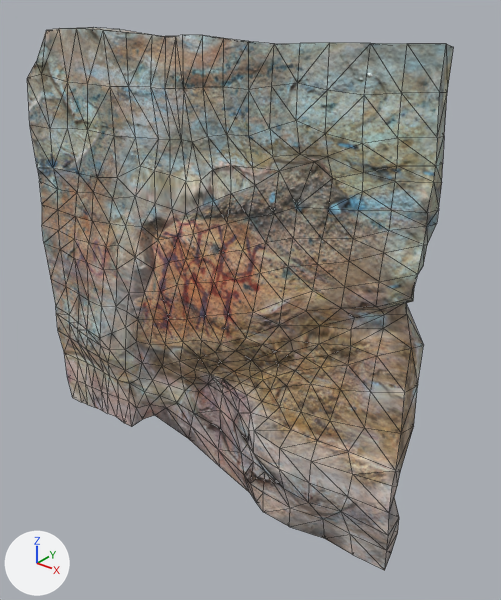
The glTF model static/models/ExpoAR_Scenes/Acrobatas/Acrobatas.gltf, before and after one commit.
The view is the same before and after, from a 50 mm lens placed at (0.886, -0.951, 0.62), pointed at (0.069, 0.071, -0.013). Lighting does not change. The marker at lower left points along +X, +Y and +Z. Both versions are drawn at frame 0 of the action 'AR_Acrobatas_Applied'; the numbers are the values there. Mesh edges are drawn as thin lines. Vertices at the same position are counted once.

Names of what the first picture shows: 'AR_Acrobatas_Applied'.
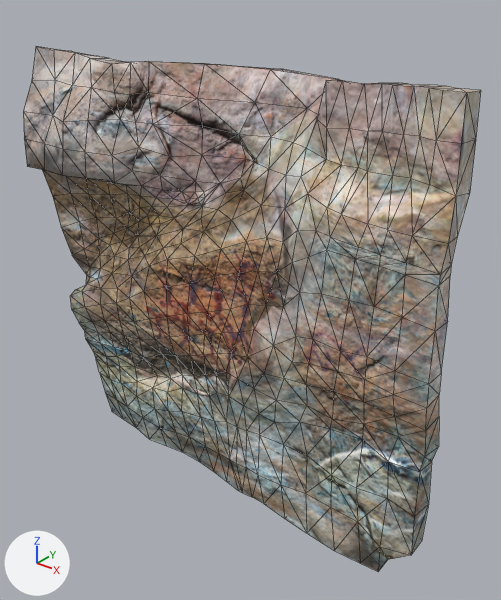
Boxes (x1, y1, x2, y2) around the edits, measured in the pictures (501 x 600 px):
'AR_Acrobatas_Applied', reshaped, turned, rescaled: before (27, 27, 454, 570); after (23, 47, 481, 572)

The change in detail:
me_retopoflow_001 has 722 vertices, 1440 faces and spans x -0.522..0.484, y -0.072..0.119, z -0.461..0.514.
me_retopoflow_001 is used by ob_ar_acrobatas_applied; location (0.0, 0.0, 0.0).
me_retopoflow_001 part 1: the whole mesh is multiplied about the mesh origin by the matrix ((-1.567, 0.0, 0.0), (0.0, 0.0, -1.567), (0.0, -1.567, 0.0)).
Object 'AR_Acrobatas_Applied' (ob_ar_acrobatas_applied) turns from (0, 0, 0) to (90, 0, 0) degrees about x, y and z.
Object 'AR_Acrobatas_Applied' (ob_ar_acrobatas_applied) is rescaled from (1.0, 1.0, 1.0) to (0.638, 0.638, 0.638).
